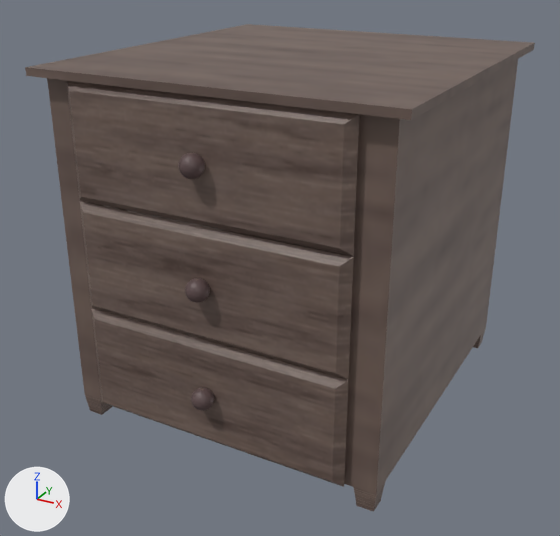
A saved change to the FBX model My Hollow Signals/Assets/Art/FBX/Props/HouseProps/MesitaNoche.fbx.
Before and after are seen from a 50 mm lens placed at (0.958, -1.833, 1.275), pointed at (-0.021, -0.053, 0.385). The axes (+X, +Y, +Z) are drawn at lower left. The lights are the same throughout. The picture after the commit comes second. Vertices at exactly the same position are counted once.

The scene before the commit, as lines of its bpy script (objects in view):
```python
me_cajon_1_ncl1_1_001 = bpy.data.meshes.new('Cajon_1_ncl1_1.001')
me_cajon_1_ncl1_1_001.from_pydata(...)  # 886 vertices, 902 faces; spans x -0.477..0.487, y -0.525..0.545, z -0.006..0.971
me_cajon_1_ncl1_1_001.materials.append(mat_mesitanoche)
me_cajon_1_ncl1_1_002 = bpy.data.meshes.new('Cajon_1_ncl1_1.002')
me_cajon_1_ncl1_1_002.from_pydata(...)  # 410 vertices, 424 faces; spans x -0.367..0.377, y -0.525..0.484, z 0.652..0.947
me_cajon_1_ncl1_1_002.materials.append(mat_mesitanoche)
ob_mesitanoche = bpy.data.objects.new('MesitaNoche', me_cajon_1_ncl1_1_001)
ob_mesitanoche.location = (0.0, 0.0, 0.0)
ob_mesitanochecajon = bpy.data.objects.new('MesitaNocheCajon', me_cajon_1_ncl1_1_002)
ob_mesitanochecajon.location = (0.0, 0.0, 0.0)
```
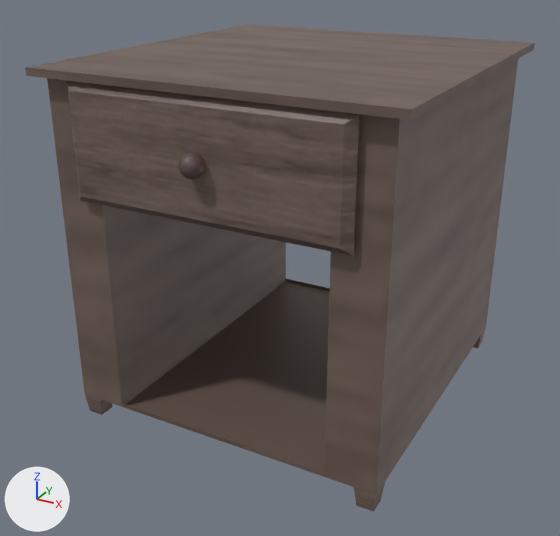
Boxes [x1, y1, x2, y2] around the edits, measured in the pictures (560 x 536 px):
part 1 of me_cajon_1_ncl1_1_001, deleted (brown)
    before: [80, 202, 354, 487]

What the commit changed:
me_cajon_1_ncl1_1_001 is used by ob_mesitanoche; location (0.0, 0.0, 0.0).
me_cajon_1_ncl1_1_001 had 886 vertices, 902 faces and spanned x -0.477..0.487, y -0.525..0.545, z -0.006..0.971.
me_cajon_1_ncl1_1_001 now has 66 vertices, 53 faces and spans x -0.477..0.487, y -0.477..0.545, z -0.006..0.971.
me_cajon_1_ncl1_1_001 part 1: 6 loose pieces with 820 vertices, spanning x -0.367..0.377, y -0.525..0.484, z 0.057..0.649, are deleted.
Other edits to the shape of me_cajon_1_ncl1_1_001 do not show in these pictures.
